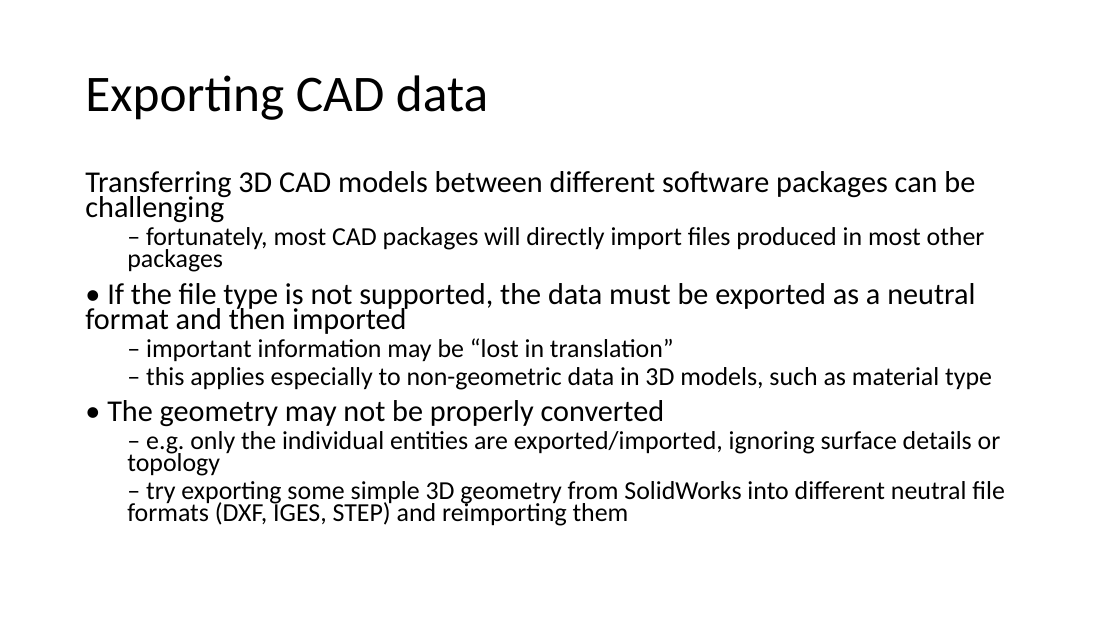
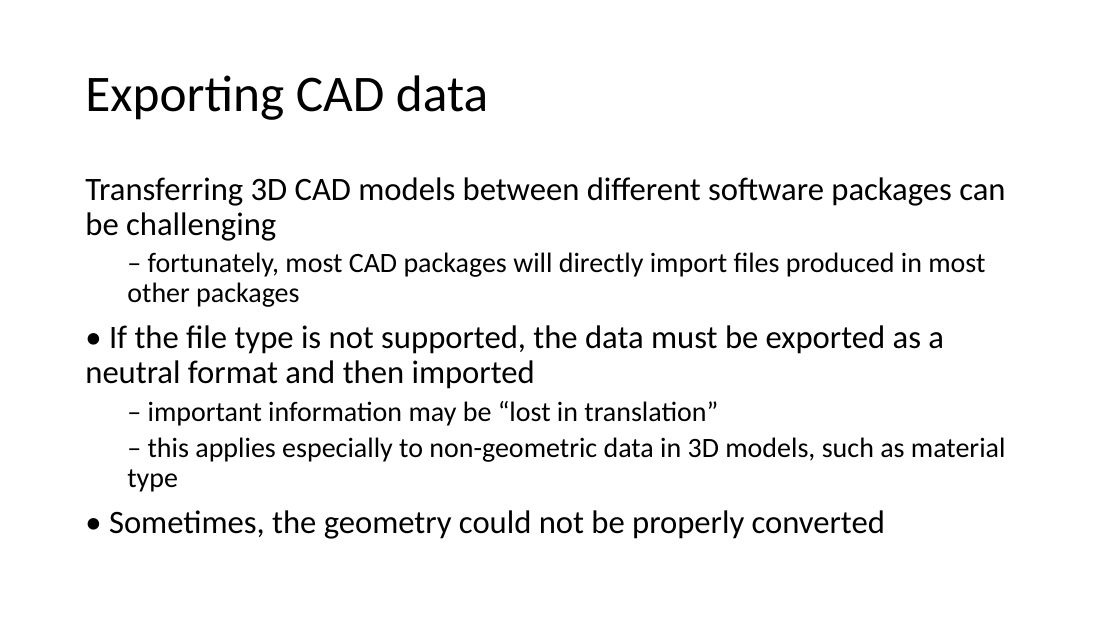
Before and after one commit to Jinny-Ching/cad_cam_course, a slide deck: slide 37 of CAD_CAM.pptx (slide 38 before the commit). Drawn at 1120x630 pixels with LibreOffice and Linux fonts; fonts in the diff are those of the drawing. Boxes give left, top, right and bottom in pixels: in the first picture for what was removed or moved away, otherwise in the second. Text is boxed around its words. In the diff, an @@ line names an element or a change of style, - is before the commit and + after.

```diff
--- a/CAD_CAM.pptx
+++ b/CAD_CAM.pptx
@@ text at (85,177,1006,492): size 25.9 to 28 pt in "Transferring 3D CAD models between different software ...", "• If the file type is not ..."; size 22.2 to 24 pt in "– fortunately, most CAD packages will directly ...", "– important information may be “lost in ...", "– this applies especially to non-geometric data ..."; line spacing 0.7 to 0.9 @@
@@ text at (109,510,885,539): text changed; size 22.2 to 28 pt @@
-• The geometry may not be properly converted
-  – e.g. only the individual entities are exported/imported, ignoring surface details or topology
-  – try exporting some simple 3D geometry from SolidWorks into different neutral file formats (DXF, IGES, STEP) and reimporting them
+• Sometimes, the geometry could not be properly converted
```
Also in this commit, not shown: 6 other slides changed, 9 slides added, 1 slide removed.
